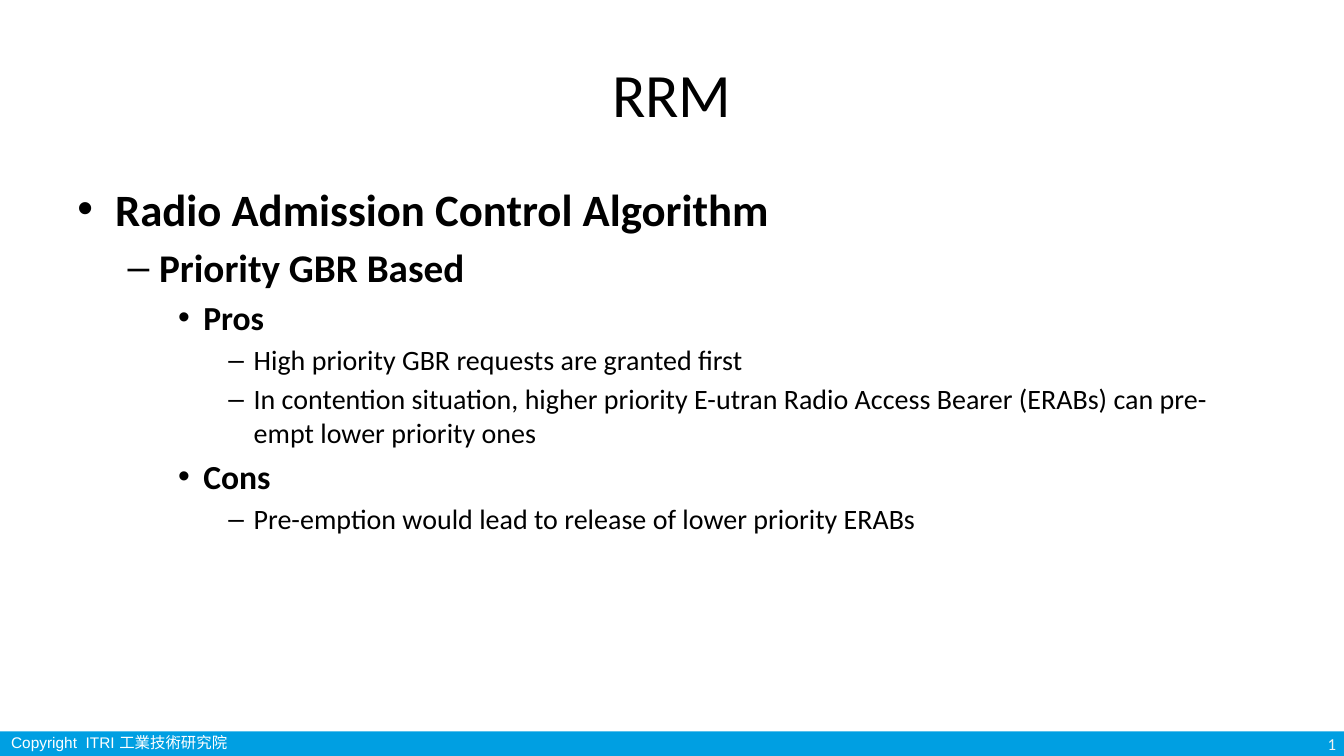
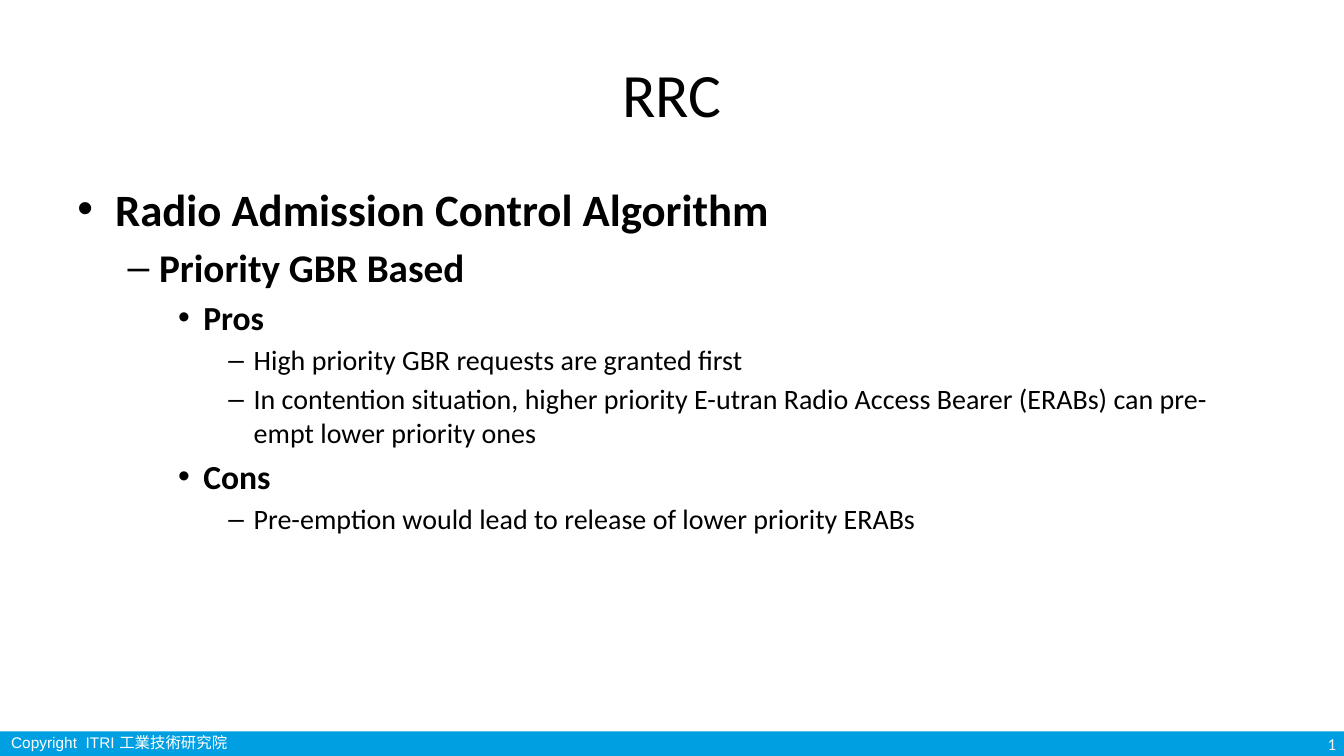
Before and after one commit to frIdayya/itri, a slide deck: slide 1 of RAC_algorithm.pptx. Drawn at 1344x756 pixels with LibreOffice and Linux fonts; fonts in the diff are those of the drawing; background and template pictures are left out. Boxes give left, top, right and bottom in pixels: in the first picture for what was removed or moved away, otherwise in the second. Text is boxed around its words. In the diff, an @@ line names an element or a change of style, - is before the commit and + after.

Commit message:
change 2
change 2

```diff
--- a/RAC_algorithm.pptx
+++ b/RAC_algorithm.pptx
@@ title at bbox=[622, 77, 721, 118]: text changed @@
-RRM
+RRC
```
